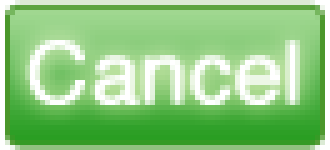
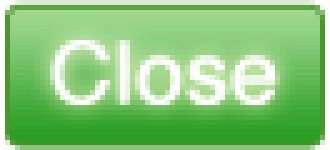
The second 330px x 150px image is a revision of the first. Changes to its layers:
added layer "Close" above "Back" over box(50, 40, 280, 105)
hid "Back" over box(25, 40, 300, 105)
